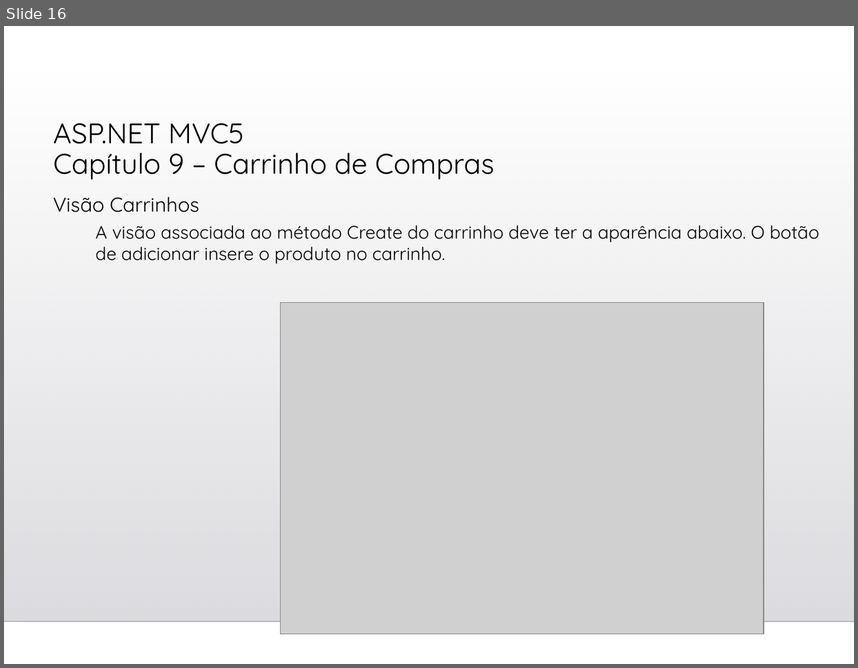
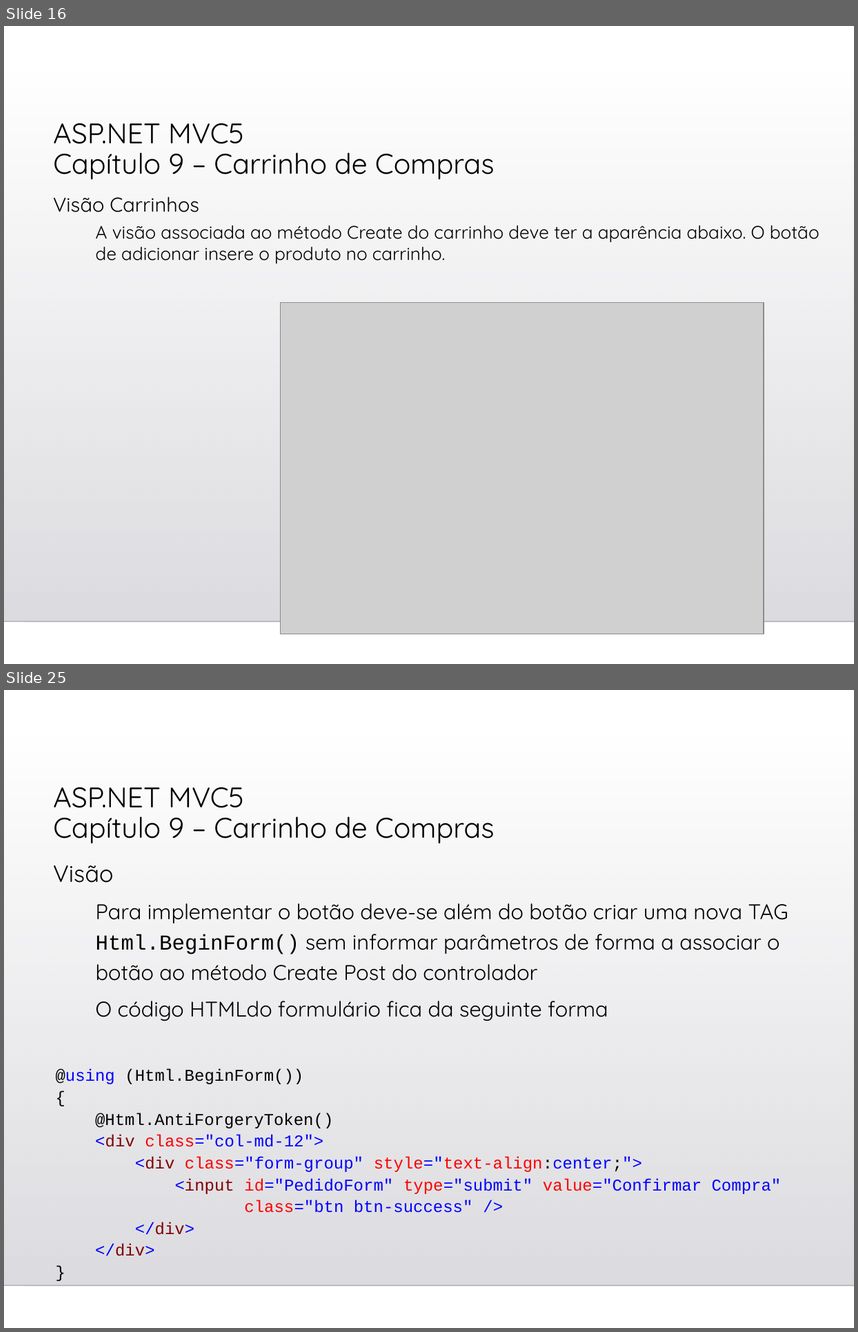
Before and after one commit to gasilvabr/ProjetoWeb2023, a slide deck: Cap09-Carrinho de Compras.ppt. Shown one above the other, each under a label of ours: slide 16 before the commit, slides 16 and 25 after it; the slides between them are not shown. The pictures are 858x668 and 858x1332 pixels, drawn with LibreOffice and Linux fonts; fonts in the diff are those of the drawing; grey boxes stand for pictures; background and template pictures are left out. Boxes give left, top, right and bottom in pixels: in the first picture for what was removed or moved away, otherwise in the second. Text is boxed around its words. In the diff, an @@ line names an element or a change of style, - is before the commit and + after.

Commit message:
Ajuste Material Aula Inclusao de Token

```diff
--- a/Cap09-Carrinho de Compras.ppt
+++ b/Cap09-Carrinho de Compras.ppt
@@ slide 25 added at (x1=4, y1=690, x2=854, y2=1328), background picture (left out); not listed: 2 template elements that a slide beside it also shows @@
@@ title added at (x1=53, y1=787, x2=495, y2=843), 24 pt, text #000000 @@
+ASP.NET MVC5
+Capítulo 9 – Carrinho de Compras
@@ text added at (x1=53, y1=865, x2=789, y2=1021), 18 pt, text #000000 @@
+Visão
+  Para implementar o botão deve-se além do botão criar uma nova TAG Html.BeginForm() sem informar parâmetros de forma a associar o botão ao método Create Post do controlador
+  O código HTMLdo formulário fica da seguinte forma
@@ text added at (x1=56, y1=1069, x2=782, y2=1256), 14 pt, text #0000FF @@
+@using (Html.BeginForm())
+{
+@Html.AntiForgeryToken()
+<div class="col-md-12">
+<div class="form-group" style="text-align:center;">
+<input id="PedidoForm" type="submit" value="Confirmar Compra"
+class="btn btn-success" />
+</div>
+</div>
+}
```
Also in this commit, not shown: 8 other slides added, 2 other files.
